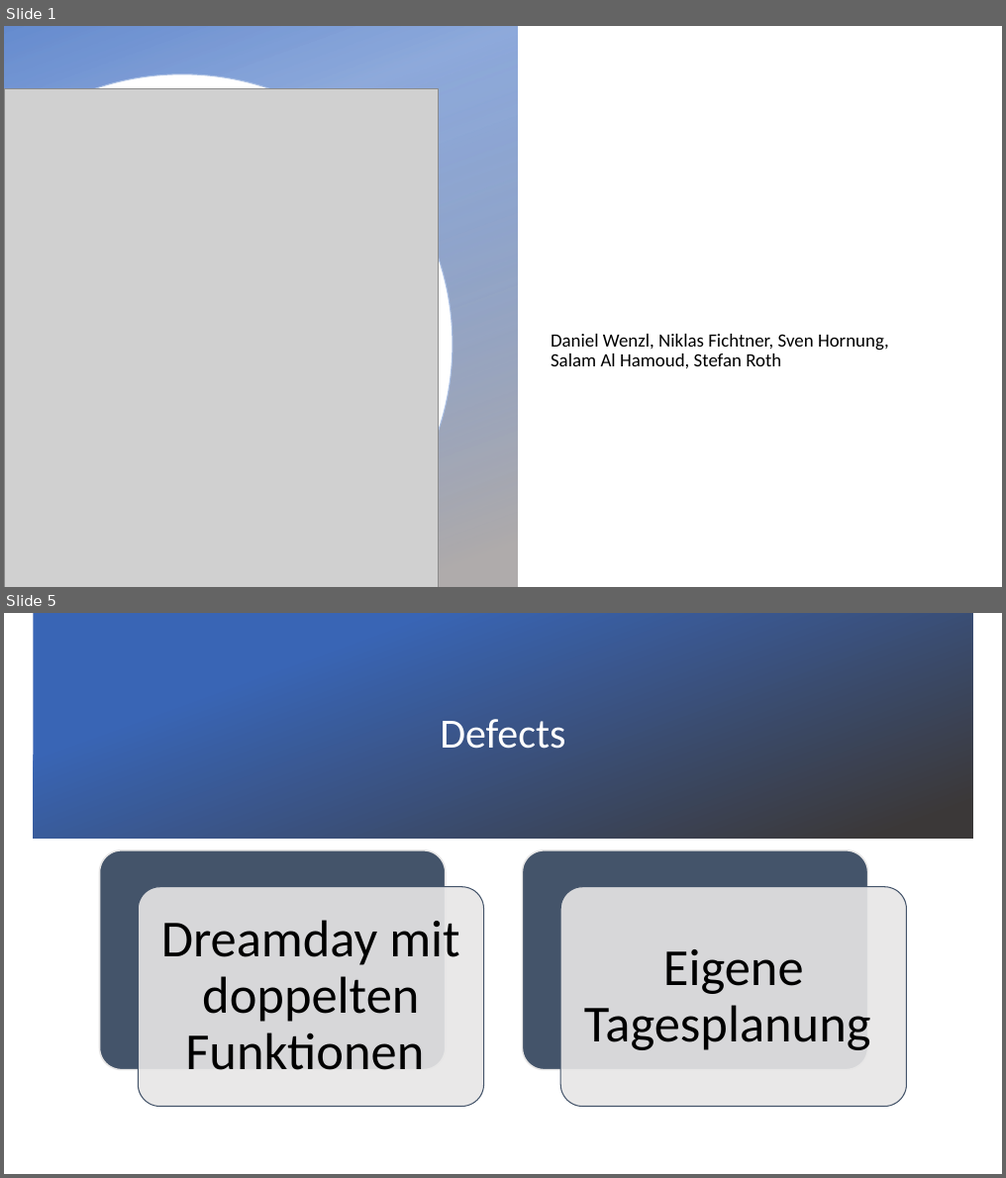
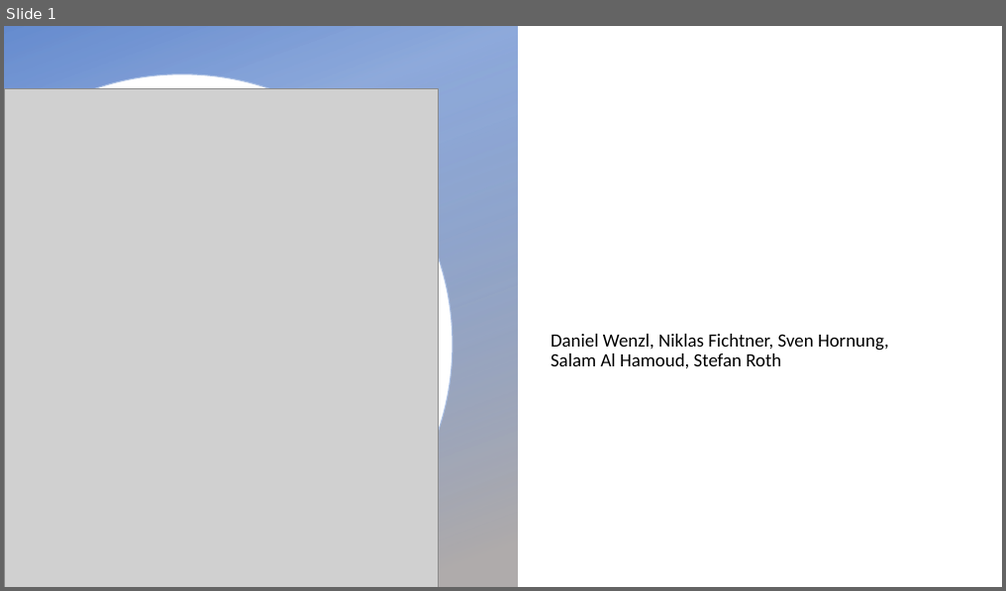
Before and after one commit to MeisterDanDan/Urban-Explorer, a slide deck: 05)Praesentationen/Status 2..pptx. Shown one above the other, each under a label of ours: slides 1 and 5 before the commit, slide 1 after it; the slides between them are not shown. The pictures are 1006x1178 and 1006x591 pixels, drawn with LibreOffice and Linux fonts; fonts in the diff are those of the drawing; grey boxes stand for pictures; background and template pictures are left out. Boxes give left, top, right and bottom in pixels: in the first picture for what was removed or moved away, otherwise in the second. Text is boxed around its words. In the diff, an @@ line names an element or a change of style, - is before the commit and + after.

```diff
--- a/05)Praesentationen/Status 2..pptx
+++ b/05)Praesentationen/Status 2..pptx
@@ slide 5 removed at bbox=[4, 613, 1002, 1174], background picture (left out) @@
@@ rectangle removed at bbox=[33, 613, 973, 839] @@
@@ title removed at bbox=[440, 719, 565, 749] @@
-Defects
@@ group removed at bbox=[100, 851, 907, 1106]: 4 rounded rectangles, 2 texts @@
-Dreamday mit doppelten Funktionen
-Eigene Tagesplanung
```
Also in this commit, not shown: 3 slides changed, 2 slides added, 7 other files.
